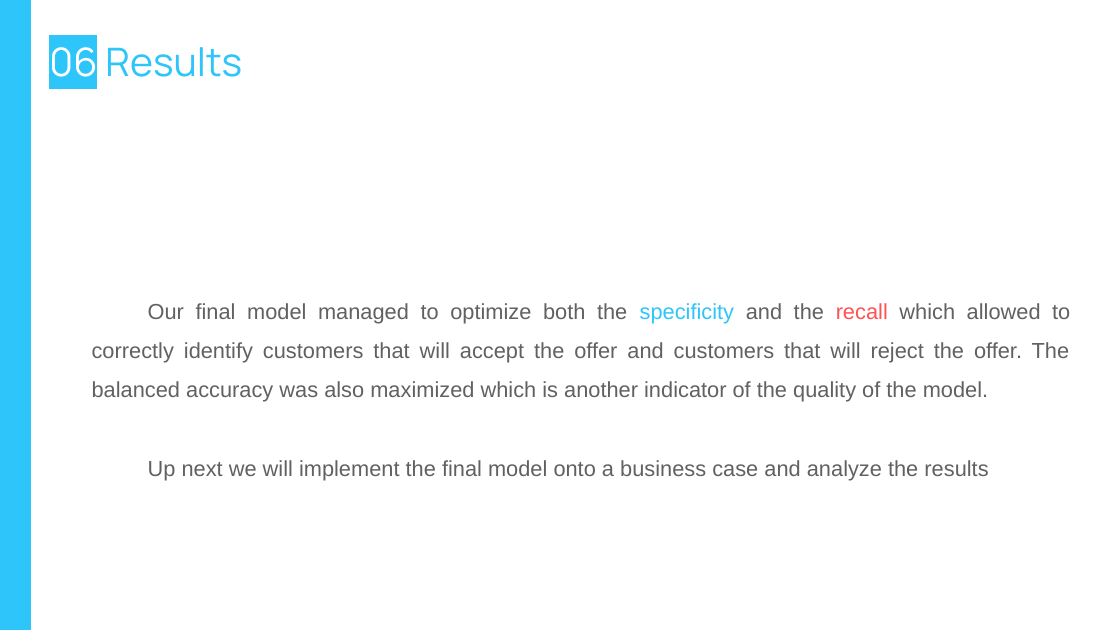
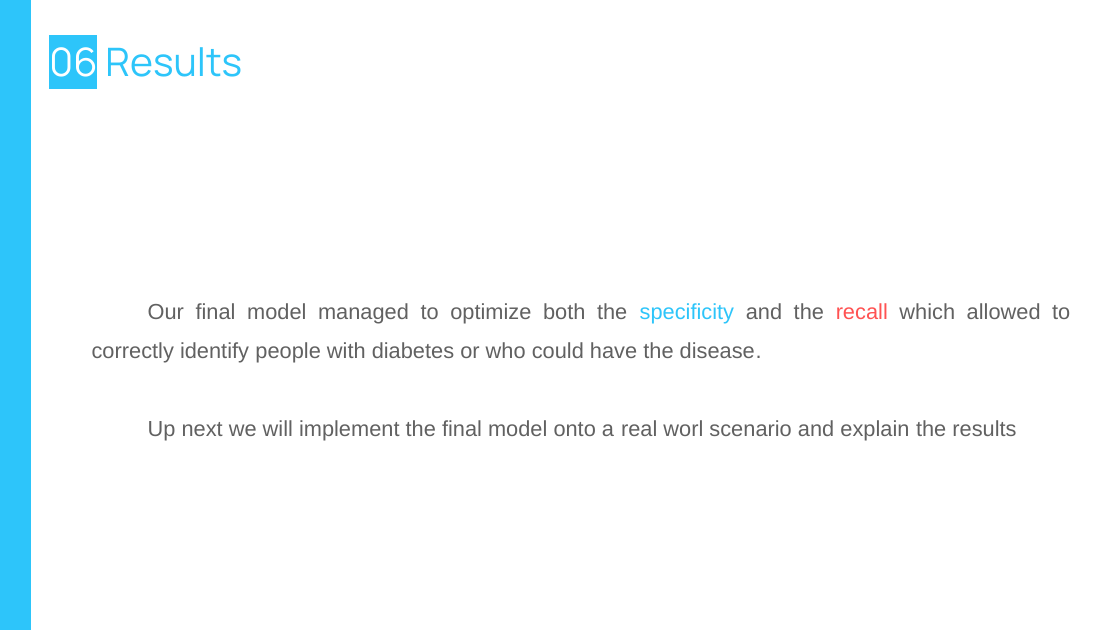
Before and after one commit to dplazau/ironhack-bootcamp, a slide deck: slide 22 of projects/ironhack-final-project/src/presentation/final-project-slides.pptx (slide 25 before the commit). Drawn at 1120x630 pixels with LibreOffice and Linux fonts; fonts in the diff are those of the drawing; background and template pictures are left out. Boxes give left, top, right and bottom in pixels: in the first picture for what was removed or moved away, otherwise in the second. Text is boxed around its words. In the diff, an @@ line names an element or a change of style, - is before the commit and + after.

Commit message:
dev: checkpoint for working model 3

```diff
--- a/projects/ironhack-final-project/src/presentation/final-project-slides.pptx
+++ b/projects/ironhack-final-project/src/presentation/final-project-slides.pptx
@@ text at <box>92,303,1070,441</box>: text changed @@
-Our final model managed to optimize both the specificity and the recall which allowed to correctly identify customers that will accept the offer and customers that will reject the offer. The balanced accuracy was also maximized which is another indicator of the quality of the model.
-Up next we will implement the final model onto a business case and analyze the results
+Our final model managed to optimize both the specificity and the recall which allowed to correctly identify people with diabetes or who could have the disease.
+Up next we will implement the final model onto a real worl scenario and explain the results
```
Also in this commit, not shown: 12 other slides changed, 3 slides added, 6 slides removed, 3 other files.
